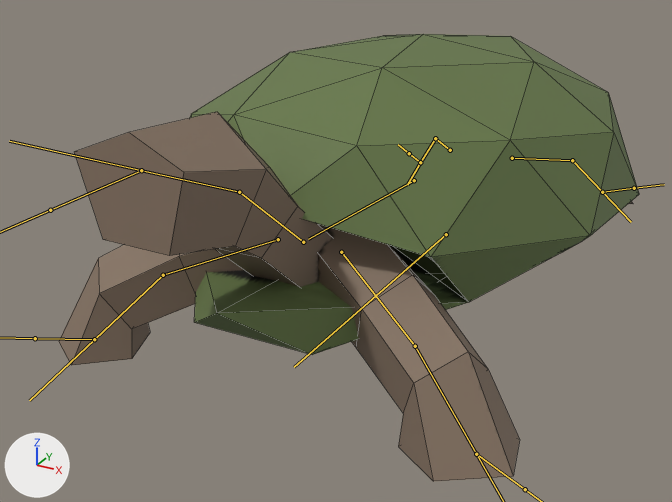
The FBX model Assets/FBX/Tortoise/tortoise.fbx as it was, and as the next commit left it.
The view is the same before and after, from a camera (50 mm lens) standing at (1.9, -4.32, 2.14) and looking at (-0.19, -0.53, 0.24). Arrows for +X, +Y and +Z are at lower left; the lights stay in place. Both versions are drawn at frame 1 of the action 'Armature|Idle.001'; the numbers are the values there. The bones that bend it are drawn over the model as lines. Mesh edges are drawn as thin lines.
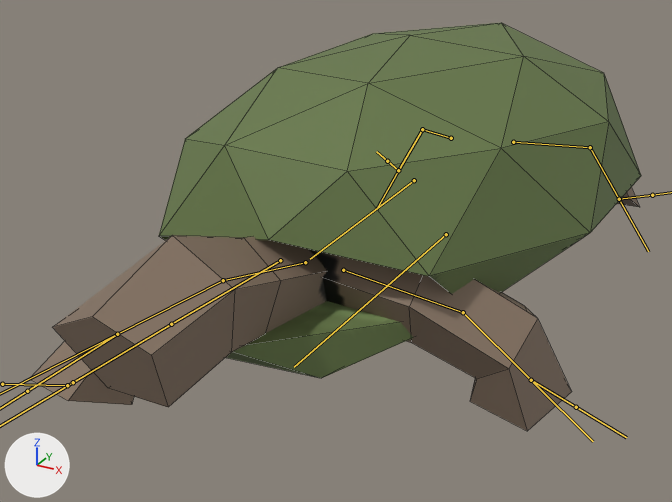
The change in detail:
Bone 'Body' (bone_body) turns from (-5, 1, 0) to (0, 4, 0) degrees about its own x, y and z.
Bone 'Head_1' (bone_head_1) turns from (23, 0, -5) to (-1, 0, -7) degrees about its own x, y and z.
Bone 'Head_2' (bone_head_2) turns from (-13, 0, 0) to (-8, 0, 0) degrees about its own x, y and z.
Bone 'FrontLeft_1' (bone_frontleft_1) turns from (5, 1, -24) to (-24, 4, -21) degrees about its own x, y and z.
Bone 'FrontLeft_2' (bone_frontleft_2) turns from (24, 1, -3) to (-9, 2, 14) degrees about its own x, y and z.
Bone 'FrontRight_1' (bone_frontright_1) turns from (2, 0, -17) to (-22, -1, -20) degrees about its own x, y and z.
Bone 'FrontRight_2' (bone_frontright_2) turns from (-5, 0, -12) to (-12, -1, -36) degrees about its own x, y and z.
Bone 'BackLeft_1' (bone_backleft_1) turns from (-3, 0, 4) to (21, -9, 7) degrees about its own x, y and z.
Bone 'BackLeft_2' (bone_backleft_2) turns from (-2, 0, -2) to (-3, -1, -30) degrees about its own x, y and z.
Bone 'BackRight_1' (bone_backright_1) turns from (1, 0, 8) to (-11, 4, 4) degrees about its own x, y and z.
Bone 'BackRight_2' (bone_backright_2) turns from (6, 0, 0) to (30, 1, -6) degrees about its own x, y and z.
Bone 'FrontRight_control' (bone_frontright_control) moves from (-0.01, -0.04, -0.01) to (-0.43, -0.04, 0.0).
Bone 'Head_control' (bone_head_control) moves from (0.12, -0.18, 0.52) to (0.15, -0.01, -0.03).

Where the change shows, as pixel boxes [x1, y1, x2, y2] in the pictures (672 x 502 px):
'Icosphere', posed (9% shorter)
    before: [59, 34, 639, 482]
    after: [30, 23, 641, 431]
bone 'Body', root to tip
    before: (414, 180) to (308, 239)
    after: (414, 180) to (310, 259)
bone 'Head_1', root to tip
    before: (303, 242) to (239, 192)
    after: (305, 262) to (223, 280)
bone 'Head_2', root to tip
    before: (239, 192) to (141, 170)
    after: (223, 280) to (117, 334)
bone 'FrontLeft_1', root to tip
    before: (341, 252) to (415, 346)
    after: (343, 270) to (463, 312)
bone 'FrontLeft_2', root to tip
    before: (415, 346) to (476, 454)
    after: (463, 312) to (531, 380)
bone 'FrontRight_1', root to tip
    before: (278, 239) to (163, 275)
    after: (280, 260) to (171, 324)
bone 'FrontRight_2', root to tip
    before: (163, 275) to (94, 339)
    after: (171, 324) to (73, 382)
bone 'BackLeft_1', root to tip
    before: (512, 158) to (572, 160)
    after: (513, 142) to (590, 147)
bone 'BackLeft_2', root to tip
    before: (572, 160) to (602, 192)
    after: (590, 147) to (619, 199)
bone 'BackRight_1', root to tip
    before: (450, 150) to (435, 138)
    after: (451, 138) to (422, 129)
bone 'BackRight_2', root to tip
    before: (435, 138) to (420, 162)
    after: (422, 129) to (398, 170)
bone 'FrontRight_control', root to tip
    before: (94, 339) to (35, 338)
    after: (67, 385) to (2, 384)
bone 'Head_control', root to tip
    before: (141, 170) to (50, 210)
    after: (117, 334) to (27, 391)
